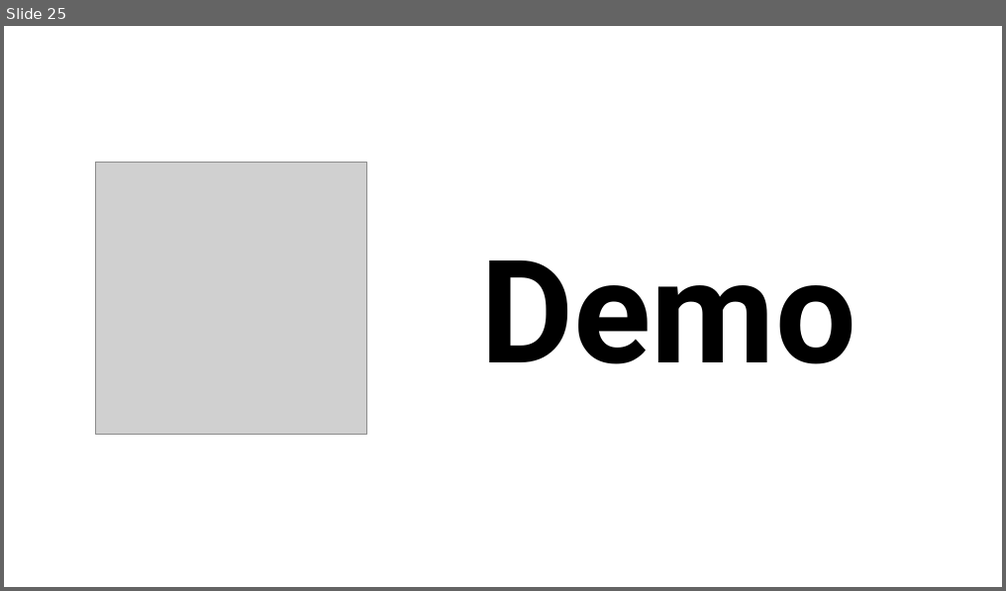
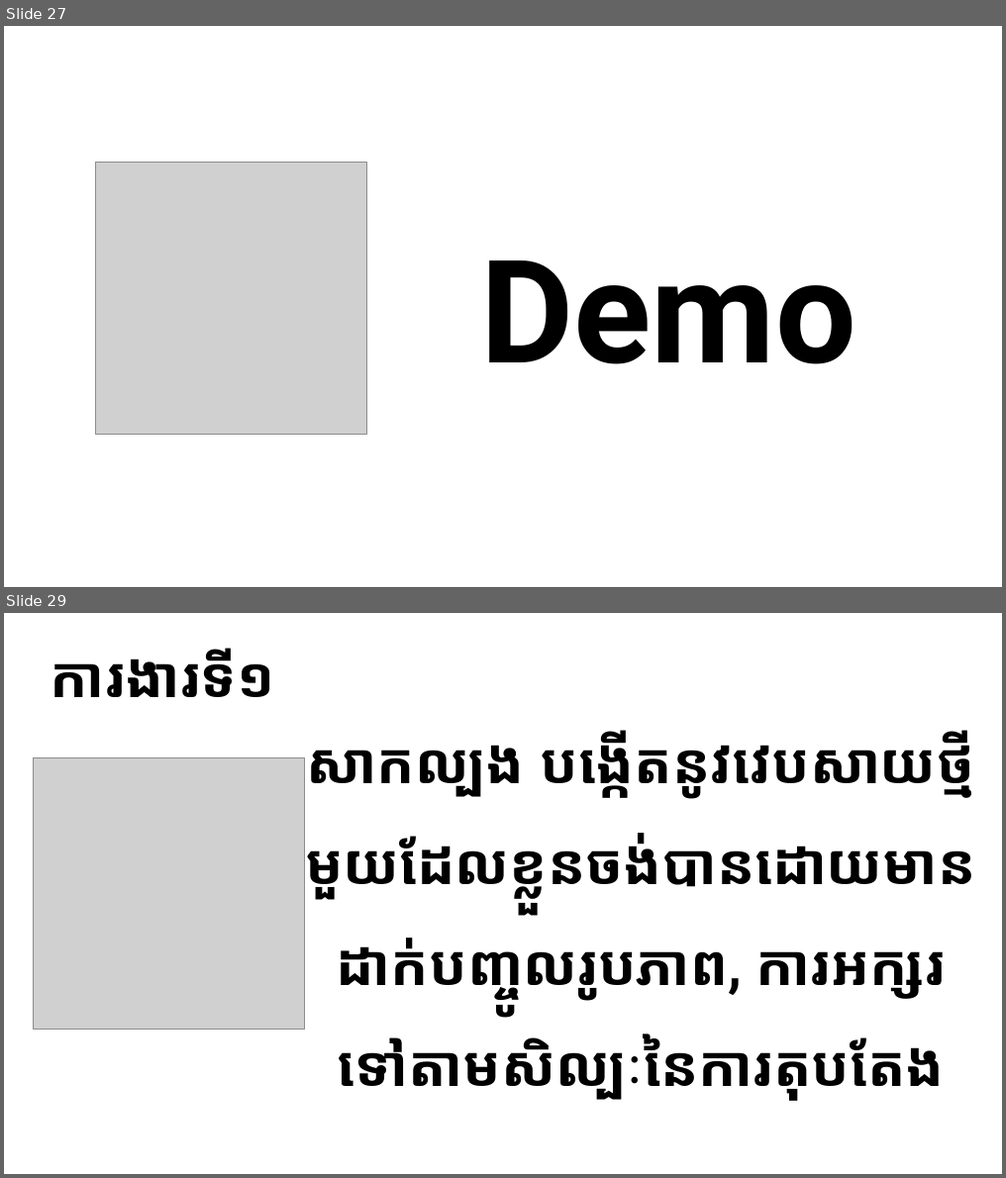
Before and after one commit to LykheangPeng/KHWebDesign101, a slide deck: Slide/Web Design 2.pptx. Shown one above the other, each under a label of ours: slide 25 before the commit, slides 27 and 29 after it; the slides between them are not shown. The pictures are 1006x591 and 1006x1178 pixels, drawn with LibreOffice and Linux fonts; fonts in the diff are those of the drawing; grey boxes stand for pictures. Boxes give left, top, right and bottom in pixels: in the first picture for what was removed or moved away, otherwise in the second. Text is boxed around its words. In the diff, an @@ line names an element or a change of style, - is before the commit and + after.

```diff
--- a/Slide/Web Design 2.pptx
+++ b/Slide/Web Design 2.pptx
@@ slide 29 added at (x1=4, y1=613, x2=1002, y2=1174), background #FFFFFF @@
@@ text added at (x1=51, y1=648, x2=274, y2=697), 54 pt, text #000000, bold @@
+ការងារទី១
@@ text added at (x1=306, y1=731, x2=976, y2=1101), 54 pt, text #000000, bold @@
+សាកល្បង បង្កើតនូវវេបសាយថ្មីមួយដែលខ្លួនចង់បានដោយមានដាក់បញ្ចូលរូបភាព, ការអក្សរទៅតាមសិល្បៈនៃការតុបតែង
@@ picture added at (x1=33, y1=759, x2=304, y2=1030) @@
@@ what was slide 25 is now slide 27 @@
```
Also in this commit, not shown: 3 slides changed, 8 other slides added, 2 slides removed, 7 other files.
